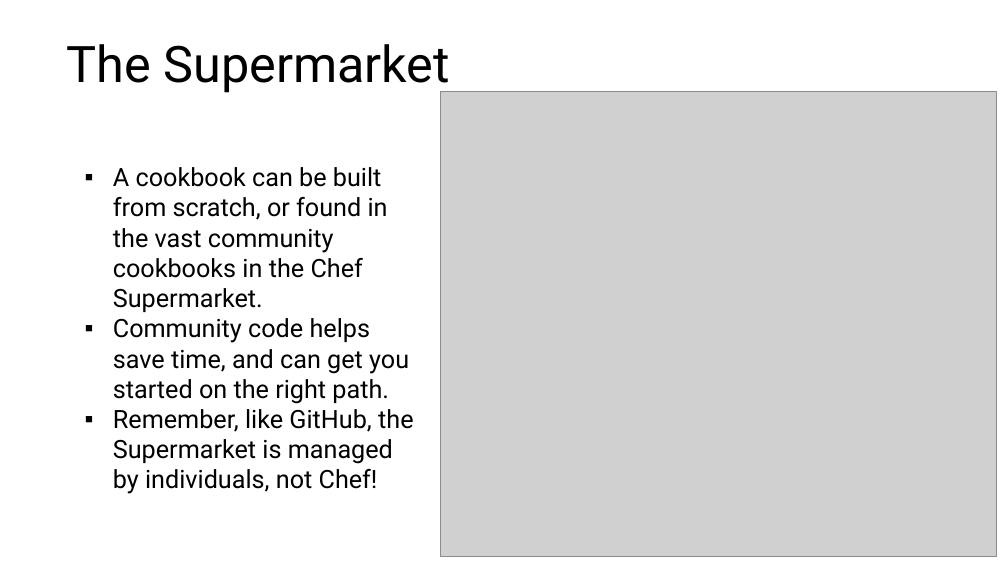
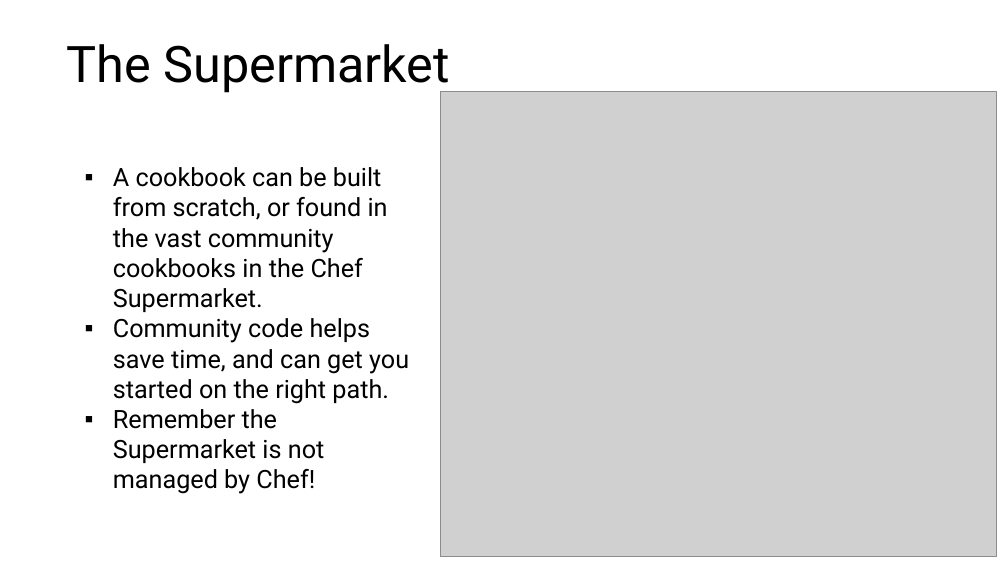
Before and after one commit to microsoft/AcademicContent, a slide deck: slide 27 of Complimentary Course Content/Module7/Lessons/Module7_Lesson3 Introduction to Chef.pptx. Drawn at 1008x567 pixels with LibreOffice and Linux fonts; fonts in the diff are those of the drawing; grey boxes stand for pictures. Boxes give left, top, right and bottom in pixels: in the first picture for what was removed or moved away, otherwise in the second. Text is boxed around its words. In the diff, an @@ line names an element or a change of style, - is before the commit and + after.

```diff
--- a/Complimentary Course Content/Module7/Lessons/Module7_Lesson3 Introduction to Chef.pptx
+++ b/Complimentary Course Content/Module7/Lessons/Module7_Lesson3 Introduction to Chef.pptx
@@ text at bbox=[113, 409, 325, 494]: text changed @@
-  ▪ Remember, like GitHub, the Supermarket is managed by individuals, not Chef!
+  ▪ Remember the Supermarket is not managed by Chef!
```
Also in this commit, not shown: 2 other slides changed, 1 other file.
